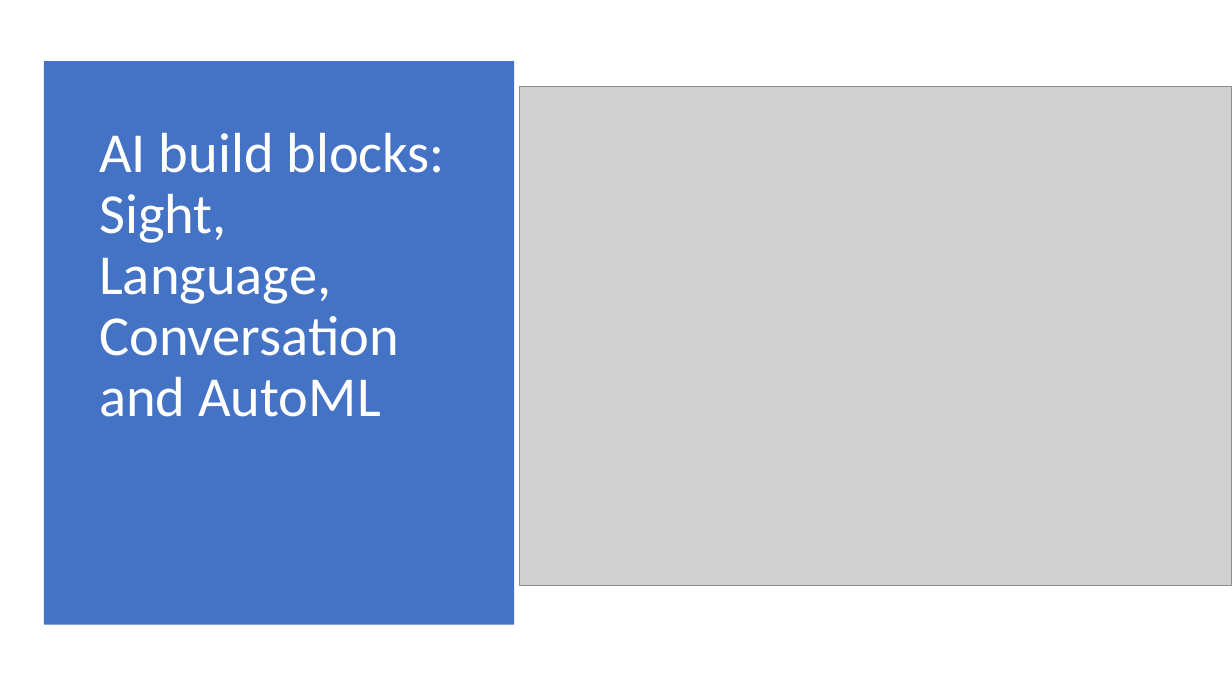
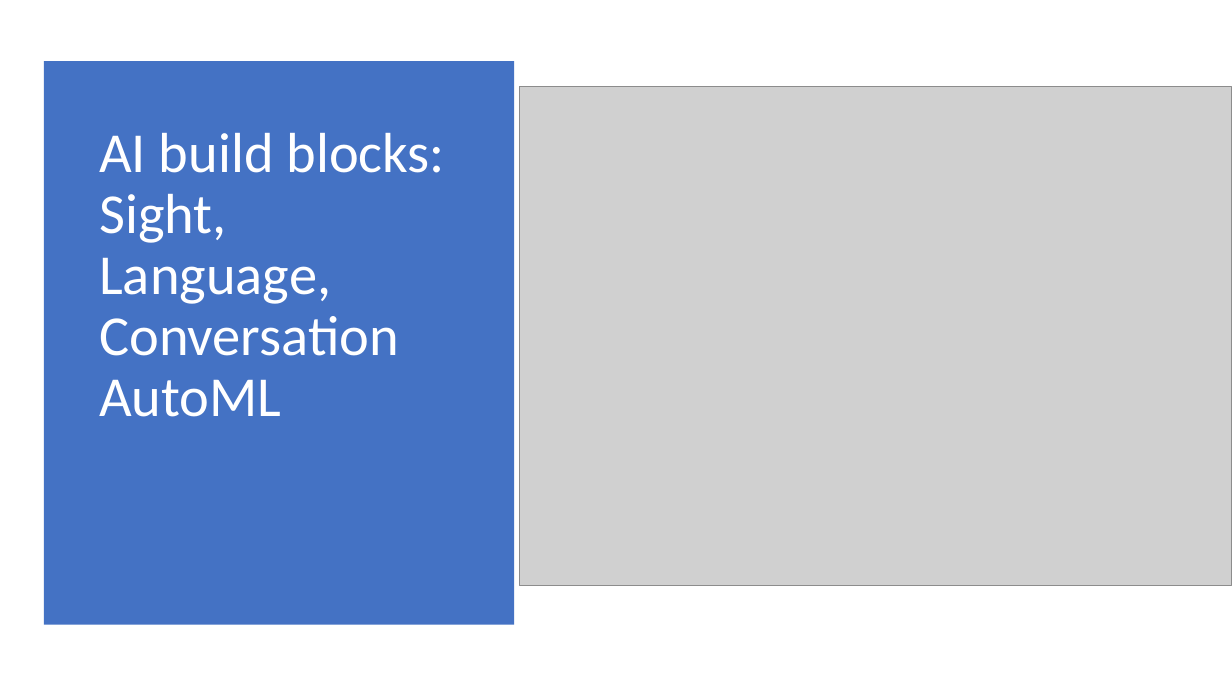
Before and after one commit to questionstorer/GCP_template, a slide deck: slide 2 of GCP Machine Learning.pptx. Drawn at 1232x693 pixels with LibreOffice and Linux fonts; fonts in the diff are those of the drawing; grey boxes stand for pictures. Boxes give left, top, right and bottom in pixels: in the first picture for what was removed or moved away, otherwise in the second. Text is boxed around its words. In the diff, an @@ line names an element or a change of style, - is before the commit and + after.

```diff
--- a/GCP Machine Learning.pptx
+++ b/GCP Machine Learning.pptx
@@ text at bbox=[99, 133, 444, 417]: text changed @@
-AI build blocks: Sight, Language, Conversation and AutoML
+AI build blocks: Sight, Language, Conversation AutoML
```
Also in this commit, not shown: 1 other slide changed, 8 other files.
